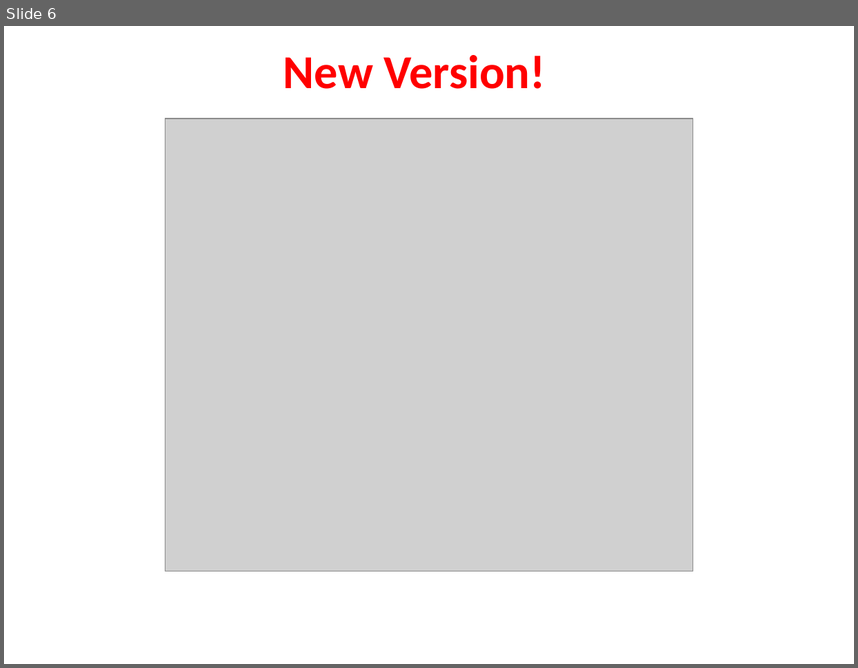
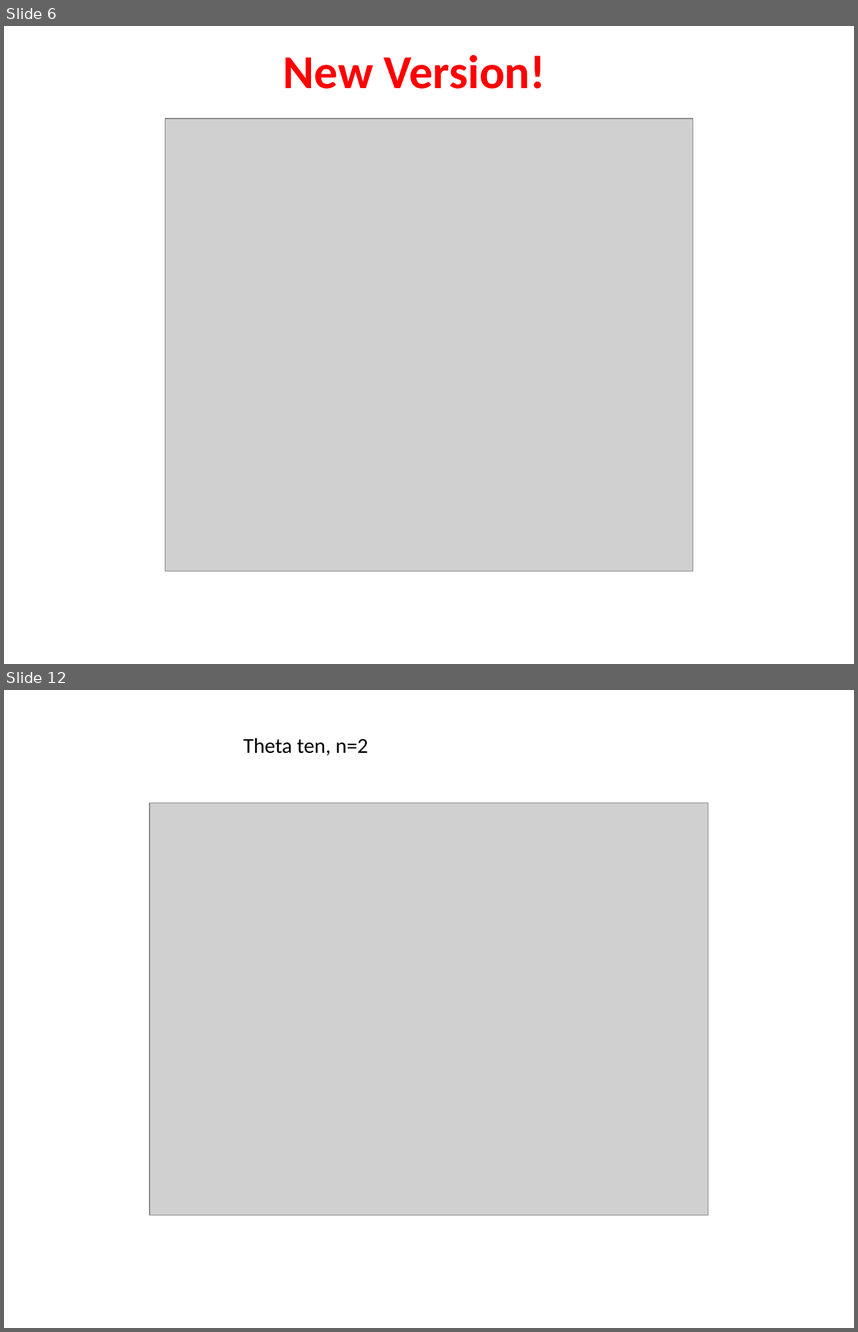
Before and after one commit to WaresLab/QuBar, a slide deck: Figures draft for manuscript.pptx. Shown one above the other, each under a label of ours: slide 6 before the commit, slides 6 and 12 after it; the slides between them are not shown. The pictures are 858x668 and 858x1332 pixels, drawn with LibreOffice and Linux fonts; fonts in the diff are those of the drawing; grey boxes stand for pictures. Boxes give left, top, right and bottom in pixels: in the first picture for what was removed or moved away, otherwise in the second. Text is boxed around its words. In the diff, an @@ line names an element or a change of style, - is before the commit and + after.

```diff
--- a/Figures draft for manuscript.pptx
+++ b/Figures draft for manuscript.pptx
@@ slide 12 added at (4, 690, 854, 1328), background #FFFFFF @@
@@ text added at (243, 738, 368, 756), 18 pt, text #000000 @@
+Theta ten, n=2
@@ picture added at (150, 803, 708, 1214) @@
```
Also in this commit, not shown: 5 other slides added, 6 other files.
